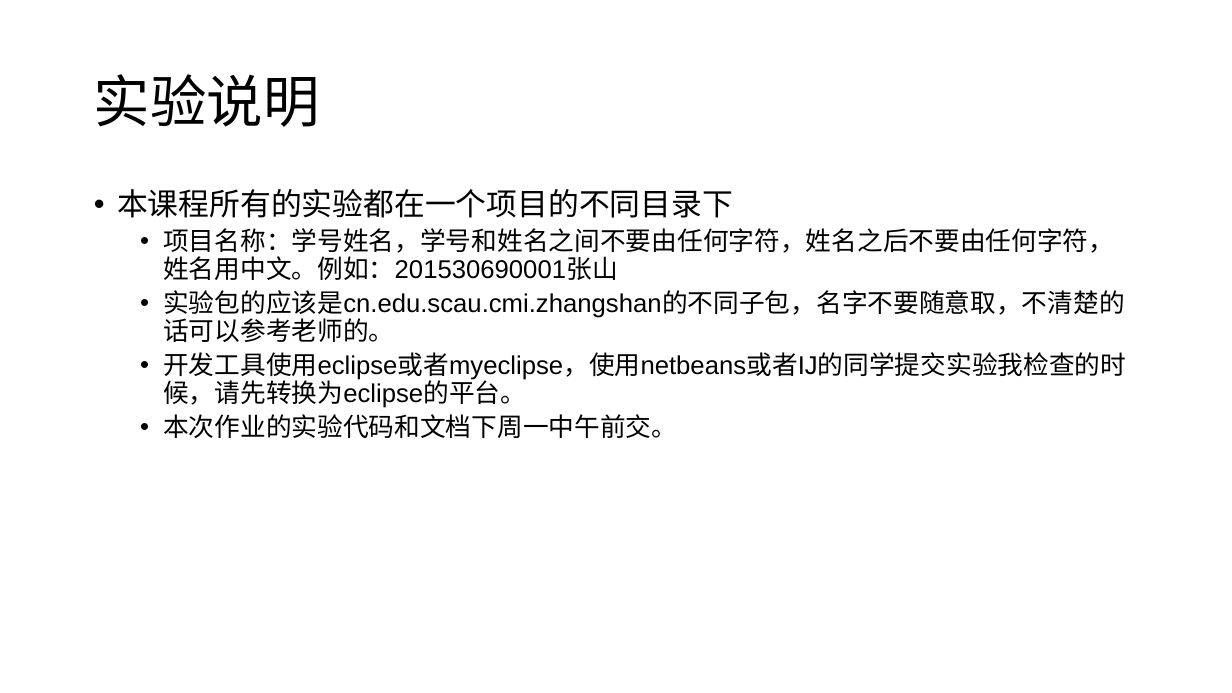
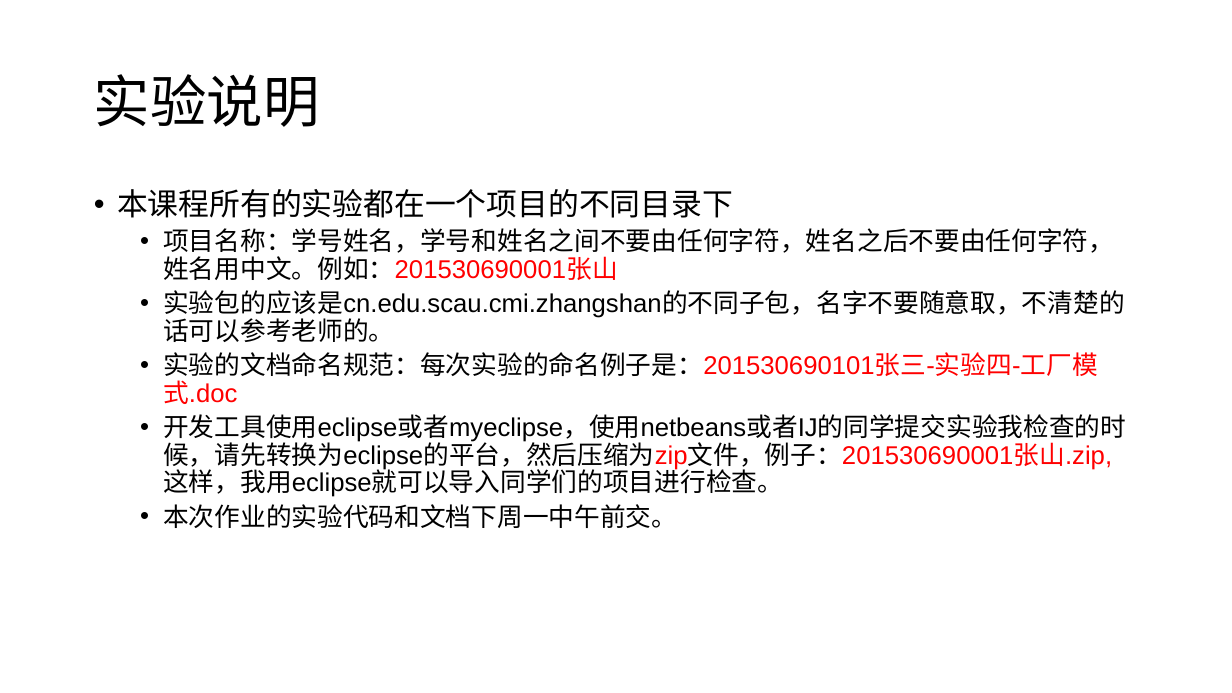
Before and after one commit to liangshanhero/sa, a slide deck: slide 5 of sa/文档/2018 软件体系结构（5）：工厂模式.pptx. Drawn at 1232x693 pixels with LibreOffice and Linux fonts; fonts in the diff are those of the drawing. Boxes give left, top, right and bottom in pixels: in the first picture for what was removed or moved away, otherwise in the second. Text is boxed around its words. In the diff, an @@ line names an element or a change of style, - is before the commit and + after.

Commit message:
添加了实验说明。

```diff
--- a/sa/文档/2018 软件体系结构（5）：工厂模式.pptx
+++ b/sa/文档/2018 软件体系结构（5）：工厂模式.pptx
@@ text at bbox=[163, 228, 1114, 280]: text colour #000000 to #FF0000 in "项目名称：学号姓名，学号和姓名之间不要由任何字符，姓名之后不要由任何字符，姓名用中文。例如：201530690001张山" @@
@@ text at bbox=[163, 352, 1126, 497]: text changed @@
-  • 开发工具使用eclipse或者myeclipse，使用netbeans或者IJ的同学提交实验我检查的时候，请先转换为eclipse的平台。
+  • 实验的文档命名规范：每次实验的命名例子是：201530690101张三-实验四-工厂模式.doc
+  • 开发工具使用eclipse或者myeclipse，使用netbeans或者IJ的同学提交实验我检查的时候，请先转换为eclipse的平台，然后压缩为zip文件，例子：201530690001张山.zip, 这样，我用eclipse就可以导入同学们的项目进行检查。
```
